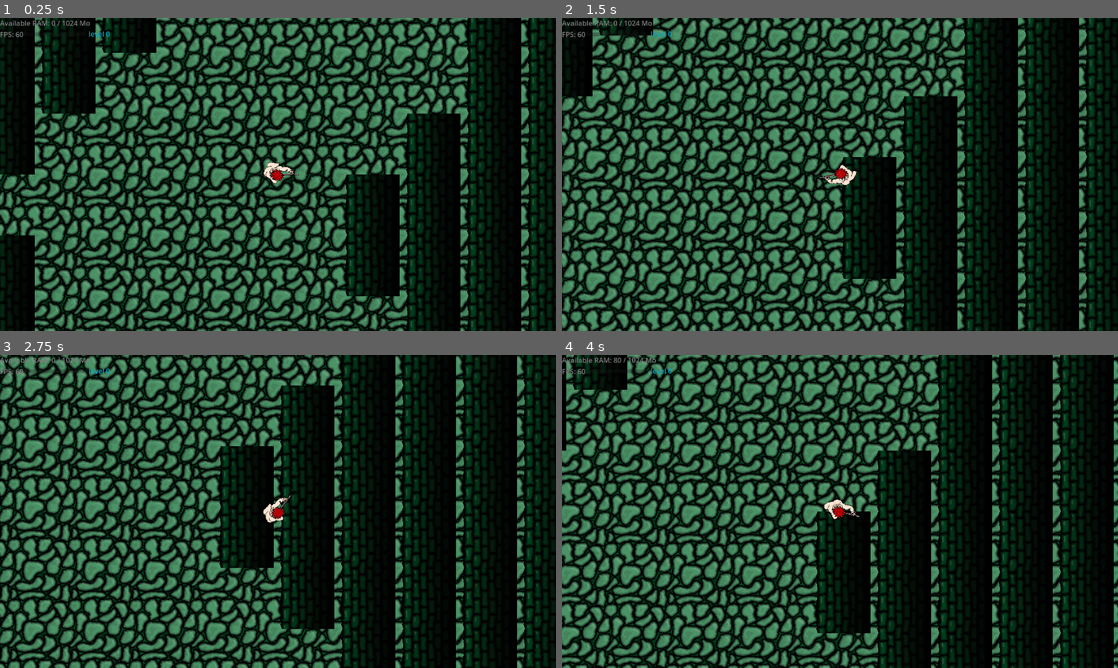
Above: before the commit, frames 1-4 (two rows, left to right).
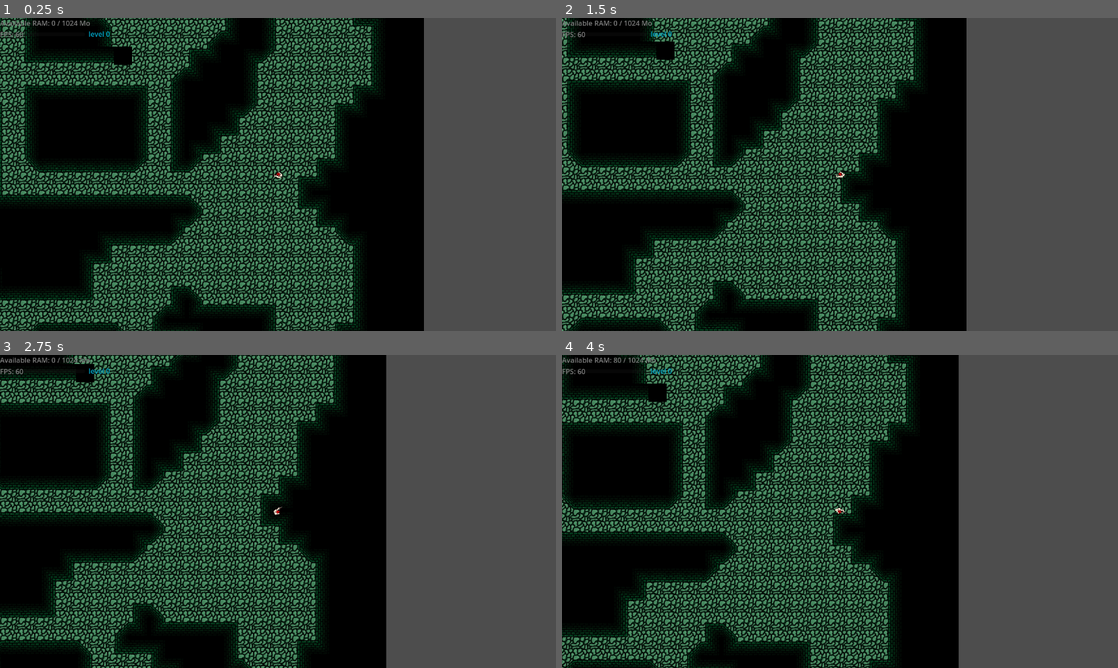
Above: after the commit, the same moments.

Repository: QKrempp/Saving-Private-RAM
Game: Godot game, scene res://Main.tscn
The game is run twice, just before and just after one commit, with the same random seed, the same clock (stepped at 60 frames per second) and the same inputs. Sound files missing from this copy of the repository are replaced by a short silence.
Inputs (mouse positions are in pixels of both pictures, inside the frame that each line leads up to):
- Up to frame 1 (0.25 s): no input
- Up to frame 2 (1.5 s): tap Enter at 0.5 s; move the mouse to (962, 158) at 0.52 s; hold Right (ui_right) 0.53-1.28 s; move the mouse to (728, 190) at 1.27 s; hold Down (ui_down) from 1.28 s (still down)
- Up to frame 3 (2.75 s): move the mouse to (333, 442) at 2.02 s; release Down (ui_down) at 2.03 s; hold Right (ui_right) from 2.03 s (still down)
- Up to frame 4 (4 s): move the mouse to (812, 574) at 2.77 s; release Right (ui_right) at 2.78 s; hold Up (ui_up) 2.78-3.53 s; move the mouse to (1006, 558) at 3.52 s; hold Left (ui_left) from 3.53 s (still down)

The runs differ from the first frame. In frame 1, 75% of the frame differs, in the area x 0-100%, y 0-100%; in frame 2, 75%; in frame 3, 75%; in frame 4, 76%.

Commit message:
Start implementating wall adaptation to orientation

Diff:
--- a/Main.tscn
+++ b/Main.tscn
@@ -8,8 +8,11 @@
 [ext_resource type="Texture2D" uid="uid://ndwly0t6aavc" path="res://Art/Envrionment/Mur1AngleOblique.png" id="3_c2ibq"]
 
 [ext_resource type="Script" uid="uid://b6ex6sllvaay6" path="res://xpbar.gd" id="4_3dxm6"]
-
+[ext_resource type="AudioStream" uid="uid://d0cxcsryo5c05" path="res://Sound Assets/Music/bg_ambience_music.mp3" id="4_fos0i"]
+[ext_resource type="Script" uid="uid://60uwap74m22a" path="res://floor.gd" id="4_fpfj3"]
 [ext_resource type="Texture2D" uid="uid://b1l57wpd4107s" path="res://Art/Envrionment/Mur1Droit.png" id="4_j4qnp"]
+[ext_resource type="Script" uid="uid://c1upjx4hiun8o" path="res://world.gd" id="5_20pc6"]
+[ext_resource type="Texture2D" uid="uid://s3blaf2nsn0q" path="res://Art/Envrionment/void.png" id="5_c6i3y"]
 [ext_resource type="Texture2D" uid="uid://be7l8rb5xb7jf" path="res://Art/Envrionment/Mur1PetitAngle.png" id="5_fpfj3"]
 [ext_resource type="Script" path="res://level.gd" id="5_lgr22"]
 [ext_resource type="Texture2D" uid="uid://chjt2vjjorqmj" path="res://Art/Envrionment/Sol1.png" id="6_sc1dx"]
@@ -26,298 +29,70 @@
 tile_size = Vector2i(140, 140)
 sources/0 = SubResource("TileSetAtlasSource_03owx")
 
-[sub_resource type="GDScript" id="GDScript_c2ibq"]
-script/source = "extends TileMapLayer
-
-
-"
-
-[sub_resource type="TileSetAtlasSource" id="TileSetAtlasSource_c6i3y"]
-texture = ExtResource("2_c6i3y")
-texture_region_size = Vector2i(140, 140)
-0:0/0 = 0
-
 [sub_resource type="TileSetAtlasSource" id="TileSetAtlasSource_c2ibq"]
-texture = ExtResource("3_c2ibq")
+texture = ExtResource("5_c6i3y")
 texture_region_size = Vector2i(140, 140)
 0:0/0 = 0
 
 [sub_resource type="TileSetAtlasSource" id="TileSetAtlasSource_j4qnp"]
 texture = ExtResource("4_j4qnp")
 texture_region_size = Vector2i(140, 140)
+0:0/next_alternative_id = 6
 0:0/0 = 0
+0:0/1 = 1
+0:0/1/flip_h = true
+0:0/2 = 2
+0:0/2/transpose = true
+0:0/3 = 3
+0:0/3/flip_v = true
+0:0/3/transpose = true
 
 [sub_resource type="TileSetAtlasSource" id="TileSetAtlasSource_fpfj3"]
+texture = ExtResource("2_c6i3y")
+texture_region_size = Vector2i(140, 140)
+0:0/next_alternative_id = 4
+0:0/0 = 0
+0:0/1 = 1
+0:0/1/flip_h = true
+0:0/2 = 2
+0:0/2/flip_v = true
+0:0/3 = 3
+0:0/3/flip_h = true
+0:0/3/flip_v = true
+
+[sub_resource type="TileSetAtlasSource" id="TileSetAtlasSource_sc1dx"]
+texture = ExtResource("3_c2ibq")
+texture_region_size = Vector2i(140, 140)
+0:0/next_alternative_id = 4
+0:0/0 = 0
+0:0/1 = 1
+0:0/1/flip_h = true
+0:0/2 = 2
+0:0/2/flip_v = true
+0:0/3 = 3
+0:0/3/flip_h = true
+0:0/3/flip_v = true
+
+[sub_resource type="TileSetAtlasSource" id="TileSetAtlasSource_kjvhd"]
 texture = ExtResource("5_fpfj3")
 texture_region_size = Vector2i(140, 140)
+0:0/next_alternative_id = 4
 0:0/0 = 0
+0:0/1 = 1
+0:0/1/flip_h = true
+0:0/2 = 2
+0:0/2/flip_v = true
+0:0/3 = 3
+0:0/3/flip_h = true
+0:0/3/flip_v = true
 
 [sub_resource type="TileSet" id="TileSet_bg4s2"]
 tile_size = Vector2i(140, 140)
-sources/0 = SubResource("TileSetAtlasSource_c6i3y")
-sources/1 = SubResource("TileSetAtlasSource_c2ibq")
-sources/2 = SubResource("TileSetAtlasSource_j4qnp")
-sources/3 = SubResource("TileSetAtlasSource_fpfj3")
-
-[sub_resource type="GDScript" id="GDScript_c6i3y"]
-script/source = "class_name World extends TileMapLayer
-
-#const SPAWNER: PackedScene = preload(\"res://EnemySpawner.tscn\")
-#const TILE_SIZE := 140;
-#
-#@export var width: int = 30
-#@export var height: int = 50
-#@export var wall_probability: float = 0.55  # proba initiale de mur
-#@export var smooth_steps: int = 5            # itérations d'automate cellulaire
-#@export var connect_regions: bool = true     # relier toutes les zones vides
-#@export var keep_largest_only: bool = false  # si true, supprime les petites zones au lieu de les relier
-#
-#var player_pos_grid = Vector2i.ZERO
-#var player_pixel_pos = Vector2i.ZERO
-#
-#var grid: Array = []  # grid[y][x] = 0 (vide) ou 1 (mur)
-#var rooms: Array = []
-#
-#func _ready() -> void:
-	#generate()
-	#render_map()
-	#sort_regions_by_size()
-	#var player_pos_array = _region_center(rooms[0])
-	##player_pos_grid = random_pos()
-	#player_pos_grid = Vector2i(player_pos_array[0], player_pos_array[1])
-	#player_pixel_pos = Vector2i(player_pos_grid.x * TILE_SIZE, player_pos_grid.y * TILE_SIZE)
-	##print_grid()
-	#
-	#
-#func put_spawner_in_regions():
-	#for region in rooms.slice(1):
-		#var spawner = SPAWNER.instantiate()
-		#var pos = _region_center(region)
-		#spawner.global_position = Vector2(pos.x * TILE_SIZE, pos.y * TILE_SIZE)
-		#get_tree().current_scene.add_child(spawner)
-#
-#func random_pos() -> Vector2:
-	#var count := 0
-	#while count < 1000:
-		#var res = Vector2(randi_range(0, width), randi_range(0, height))
-		#if grid[res.y][res.x] == 0:
-			#return res
-		#count+=1
-	#return Vector2(0, 0)
-#
-#func render_map():
-	#for y in range(0, height):
-		#for x in range(width):
-			#if grid[y][x] == 1:
-				#set_cell(Vector2(x, y), 2, Vector2(0, 0))
-			#else:
-				#set_cell(Vector2(x, y), 4, Vector2(0, 0))
-#
-#func generate(p_width: int = -1, p_height: int = -1, p_wall_probability: float = -1.0, p_smooth_steps: int = -1) -> void:
-	## Paramètres
-	#if p_width > 0: width = p_width
-	#if p_height > 0: height = p_height
-	#if p_wall_probability >= 0.0: wall_probability = clampf(p_wall_probability, 0.0, 1.0)
-	#if p_smooth_steps >= 0: smooth_steps = p_smooth_steps
-#
-	#grid = _random_fill(width, height, wall_probability)
-#
-	#for i in smooth_steps:
-		#grid = _simulate_step(grid)
-#
-	#rooms = _get_regions_of(0)
-	#_set_borders_as_walls(grid)
-#
-	#if connect_regions:
-		#_connect_all_regions()
-#
-	#_set_borders_as_walls(grid)
-#
-#func _random_fill(w: int, h: int, p: float) -> Array:
-	#var g := []
-	#g.resize(h)
-	#for y in h:
-		#var row := PackedInt32Array()
-		#row.resize(w)
-		#for x in w:
-			## Bords = murs
-			#if x == 0 or y == 0 or x == w - 1 or y == h - 1:
-				#row[x] = 1
-			#else:
-				#if randf() < p:
-					#row[x] = 1
-				#else:
-					#row[x] = 0
-		#g[y] = row
-	#return g
-#
-#func _simulate_step(g: Array) -> Array:
-	#var w = g[0].size()
-	#var h = g.size()
-	#var out = []
-	#out.resize(h)
-	#for y in h:
-		#var row := PackedInt32Array()
-		#row.resize(w)
-		#for x in w:
-			#var count := _count_wall_neighbors(g, x, y)
-			## Règle classique : si beaucoup de murs autour => ce cell devient mur, sinon vide
-			## Ajustez les seuils pour plus/moins de cavernes.
-			#if count > 4:
-				#row[x] = 1
-			#elif count < 4:
-				#row[x] = 0
-			#else:
-				#row[x] = g[y][x]
-		#out[y] = row
-	#return out
-#
-#func _count_wall_neighbors(g: Array, cx: int, cy: int) -> int:
-	#var w = g[0].size()
-	#var h = g.size()
-	#var c = 0
-	#for dy in range(-1, 2):
-		#for dx in range(-1, 2):
-			#if dx == 0 and dy == 0:
-				#continue
-			#var x := cx + dx
-			#var y := cy + dy
-			#if x < 0 or y < 0 or x >= w or y >= h:
-				#c += 1 # hors carte = mur implicite
-			#else:
-				#c += g[y][x]
-	#return c
-#
-#func _set_borders_as_walls(g: Array) -> void:
-	#var w = g[0].size()
-	#var h := g.size()
-	#for x in w:
-		#g[0][x] = 1
-		#g[h - 1][x] = 1
-	#for y in h:
-		#g[y][0] = 1
-		#g[y][w - 1] = 1
-#
-## --------- Connexité / Régions ---------
-#
-#func _get_regions_of(value: int) -> Array:
-	## Renvoie une liste de régions, chaque région = Array de Vector2i (positions)
-	#var w = grid[0].size()
-	#var h := grid.size()
-	#var visited := {}
-	#var regions := []
-	#for y in h:
-		#for x in w:
-			#if grid[y][x] == value and not visited.has(Vector2i(x, y)):
-				#var region := _flood_fill(Vector2i(x, y), value, visited)
-				#regions.append(region)
-	#return regions
-#
-#func _flood_fill(start: Vector2i, value: int, visited: Dictionary) -> Array:
-	#var q := [start]
-	#var region := []
-	#visited[start] = true
-	#while not q.is_empty():
-		#var p: Vector2i = q.pop_back()
-		#region.append(p)
-		#for dir in [Vector2i(1,0), Vector2i(-1,0), Vector2i(0,1), Vector2i(0,-1)]:
-			#var n = p + dir
-			#if _in_bounds(n) and grid[n.y][n.x] == value and not visited.has(n):
-				#visited[n] = true
-				#q.append(n)
-	#return region
-#
-#func _in_bounds(p: Vector2i) -> bool:
-	#return p.x >= 0 and p.y >= 0 and p.y < grid.size() and p.x < grid[0].size()
-#
-#func sort_regions_by_size():
-	#if rooms.is_empty():
-		#return []
-	#rooms.sort_custom(func(a, b): return a.size() > b.size())
-#
-#func _connect_all_regions() -> void:
-	#var regions := _get_regions_of(0)
-	#if regions.size() <= 1:
-		#return
-	## On calcule un \"centre\" simple par région (médiane)
-	#var centers := []
-	#for region in regions:
-		#centers.append(_region_center(region))
-	## On relie séquentiellement les centres par des couloirs en L (Manhattan)
-	#for i in range(1, centers.size()):
-		#_carve_corridor(centers[i - 1], centers[i])
-#
-#func find_closest_start_point(p: Vector2) -> Vector2: # not working
-	#var delta = 0
-	#while delta < max(width, height):
-		#for i in range(int(p.x - delta), int(p.x+delta)):
-			#for j in range(int(p.y-delta), int(p.y+delta)):
-				#if grid[j][i] == 0:
-					#return Vector2(i, j)
-		#delta+=1
-	#return Vector2(0, 0)
-#
-#func _region_center(region: Array) -> Vector2i:
-	## Centre ~ médian pour réduire l'influence des outliers
-	#var xs := PackedInt32Array()
-	#var ys := PackedInt32Array()
-	#xs.resize(region.size())
-	#ys.resize(region.size())
-	#for i in region.size():
-		#xs[i] = region[i].x
-		#ys[i] = region[i].y
-	#xs.sort()
-	#ys.sort()
-	#return Vector2i(xs[xs.size() / 2], ys[ys.size() / 2])
-#
-#func _carve_corridor(a: Vector2i, b: Vector2i) -> void:
-	## Couloir en L : horizontal puis vertical (ou l'inverse au hasard)
-	#if randf() < 0.5:
-		#_carve_line_x(a.x, b.x, a.y)
-		#_carve_line_y(a.y, b.y, b.x)
-	#else:
-		#_carve_line_y(a.y, b.y, a.x)
-		#_carve_line_x(a.x, b.x, b.y)
-#
-#func _carve_line_x(x0: int, x1: int, y: int) -> void:
-	#var step
-	#if x1 > x0:
-		#step = 1
-	#else:
-		#step = -1
-	#for x in range(x0, x1 + step, step):
-		#_dig(Vector2i(x, y))
-#
-#func _carve_line_y(y0: int, y1: int, x: int) -> void:
-	#var step
-	#if y1 > y0:
-		#step = 1
-	#else:
-		#step = -1
-	#for y in range(y0, y1 + step, step):
-		#_dig(Vector2i(x, y))
-#
-#func _dig(p: Vector2i) -> void:
-	#if _in_bounds(p):
-		#grid[p.y][p.x] = 0
-#
-## --------- Utilitaires ---------
-#
-#func print_grid() -> void:
-	## Affiche la carte avec '#' pour mur et '.' pour vide
-	#var sb := []
-	#for y in grid.size():
-		#var line := \"\"
-		#for x in grid[0].size():
-			#if x == player_pos_grid.x and player_pos_grid.y == y:
-				#line += \"O\"
-			#elif grid[y][x] == 1:
-				#line += \"#\"
-			#else:
-				#line += \".\"
-		#sb.append(line)
-	#print(\"\\n\".join(sb))
-"
+sources/1 = SubResource("TileSetAtlasSource_j4qnp")
+sources/0 = SubResource("TileSetAtlasSource_c2ibq")
+sources/2 = SubResource("TileSetAtlasSource_fpfj3")
+sources/3 = SubResource("TileSetAtlasSource_sc1dx")
+sources/4 = SubResource("TileSetAtlasSource_kjvhd")
 
 [sub_resource type="StyleBoxFlat" id="StyleBoxFlat_3dxm6"]
 bg_color = Color(4.33177e-06, 0.667755, 0.803827, 1)
@@ -330,16 +105,17 @@
 
 [node name="Floor" type="TileMapLayer" parent="GridManager"]
 tile_set = SubResource("TileSet_c2ibq")
-script = SubResource("GDScript_c2ibq")
+script = ExtResource("4_fpfj3")
 
 [node name="World" type="TileMapLayer" parent="GridManager"]
 tile_set = SubResource("TileSet_bg4s2")
-script = SubResource("GDScript_c6i3y")
+script = ExtResource("5_20pc6")
 
 [node name="MainCharacter" parent="." instance=ExtResource("1_glv2v")]
 position = Vector2(161, 89)
 
 [node name="Camera2D" type="Camera2D" parent="MainCharacter"]
+zoom = Vector2(0.3, 0.3)
 
 [node name="Overlay" type="CanvasLayer" parent="."]
 
--- /dev/null
+++ b/floor.gd
@@ -0,0 +1,4 @@
+class_name Floor extends TileMapLayer
+
+func render(grid: Array, x: int, y: int):
+	set_cell(Vector2(x, y), 0, Vector2(0, 0))
--- a/grid_manager.gd
+++ b/grid_manager.gd
@@ -49,9 +49,8 @@
 	var world = get_children().get(1)
 	for y in range(0, height):
 		for x in range(width):
-			floor.set_cell(Vector2(x, y), 0, Vector2(0, 0))
-			if grid[y][x] == 1:
-				world.set_cell(Vector2(x, y), 2, Vector2(0, 0))
+			floor.render(grid, x, y)
+			world.render(grid, x, y)
 
 func generate(p_width: int = -1, p_height: int = -1, p_wall_probability: float = -1.0, p_smooth_steps: int = -1) -> void:
 	# Paramètres
--- /dev/null
+++ b/world.gd
@@ -0,0 +1,82 @@
+class_name World extends TileMapLayer
+
+const WALL_ID=1
+const CORNER_ID=2
+
+const TOP := 2
+const BOTTOM := 3
+const RIGHT := 1
+const LEFT := 0
+const VOID := -1
+
+
+func render(grid: Array, x: int, y: int):
+	if grid[y][x] == 1:
+		var alt := compute_orientation(grid, x, y)
+		if alt.x == 0:
+			set_cell(Vector2(x, y), alt.x, Vector2(0, 0))
+		else:
+			set_cell(Vector2(x, y), alt.x, Vector2(0, 0), alt.y)
+
+func compute_orientation(grid: Array, x: int, y: int) -> Vector2i:
+	var res: Vector2i = Vector2i(0, 0)
+	var top: int = 1
+	var bottom: int = 1
+	var left: int = 1
+	var right: int = 1
+	var top_right := 1
+	var top_left := 1
+	var bottom_right := 1
+	var bottom_left := 1
+	if y > 0:
+		top = grid[y-1][x]
+		if x > 0:
+			top_left = grid[y-1][x-1]
+		if x < grid[0].size()-1:
+			top_right = grid[y-1][x+1]
+	if y < grid.size()-1:
+		bottom = grid[y+1][x]
+		if x > 0:
+			bottom_left = grid[y+1][x-1]
+		if x < grid[0].size()-1:
+			bottom_right = grid[y+1][x+1]
+	if x > 0:
+		left = grid[y][x-1]
+	if x < grid[0].size()-1:
+		right = grid[y][x+1]
+	var total = top + bottom + left + right
+	if total == 4:
+		if top_left == 0:
+			res.x=4
+			res.y=0
+		elif top_right == 0:
+			res.x=4
+			res.y=1
+		elif bottom_right == 0:
+			res.x=4
+			res.y=3
+		elif bottom_left == 0:
+			res.x=4
+			res.y=2
+		return res
+	if total == 3: #simple walls
+		res.x=1
+		if top == 0:
+			res.y = TOP
+		if bottom == 0:
+			res.y = BOTTOM
+		if left == 0:
+			res.y = LEFT
+		if right == 0:
+			res.y = RIGHT
+	elif total == 2: #corner 2 empty neighbors
+		res.x=randi_range(2, 3)
+		if top == 0 and right == 0:
+			res.y=1
+		elif top == 0 and left == 0:
+			res.y=0
+		elif bottom == 0 and right == 0:
+			res.y = 3
+		elif bottom == 0 and left == 0:
+			res.y=2
+	return res
Binary file added: Art/Envrionment/void.png
Not shown, added: Art/Envrionment/void.png.import
Not shown: 1 places in Main.tscn that only renumber resources
Not shown, added: floor.gd.uid
Not shown, added: world.gd.uid
